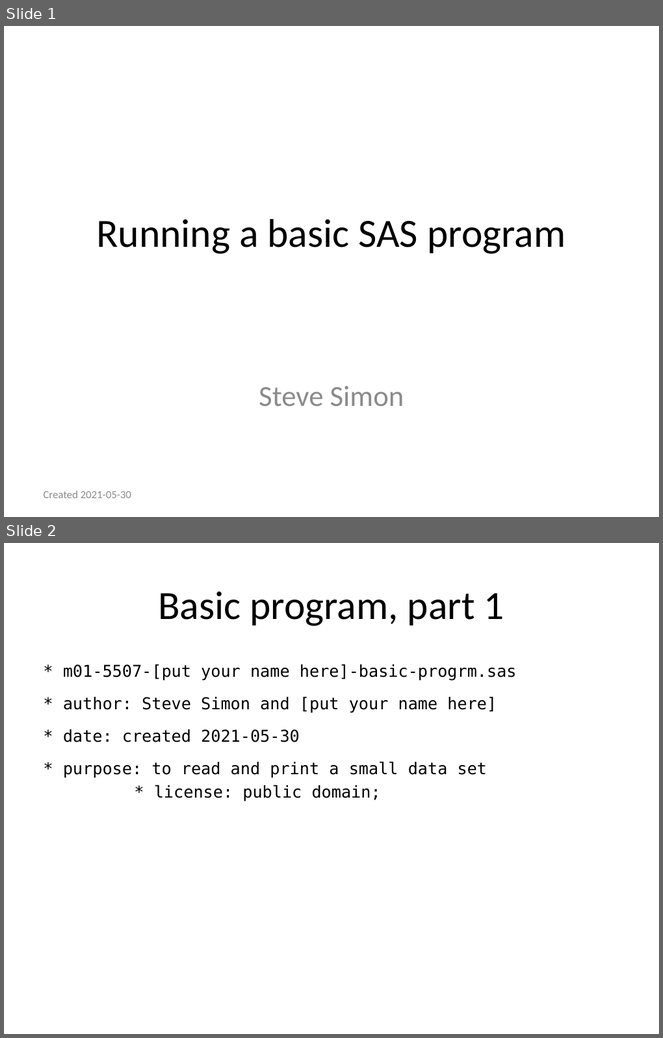
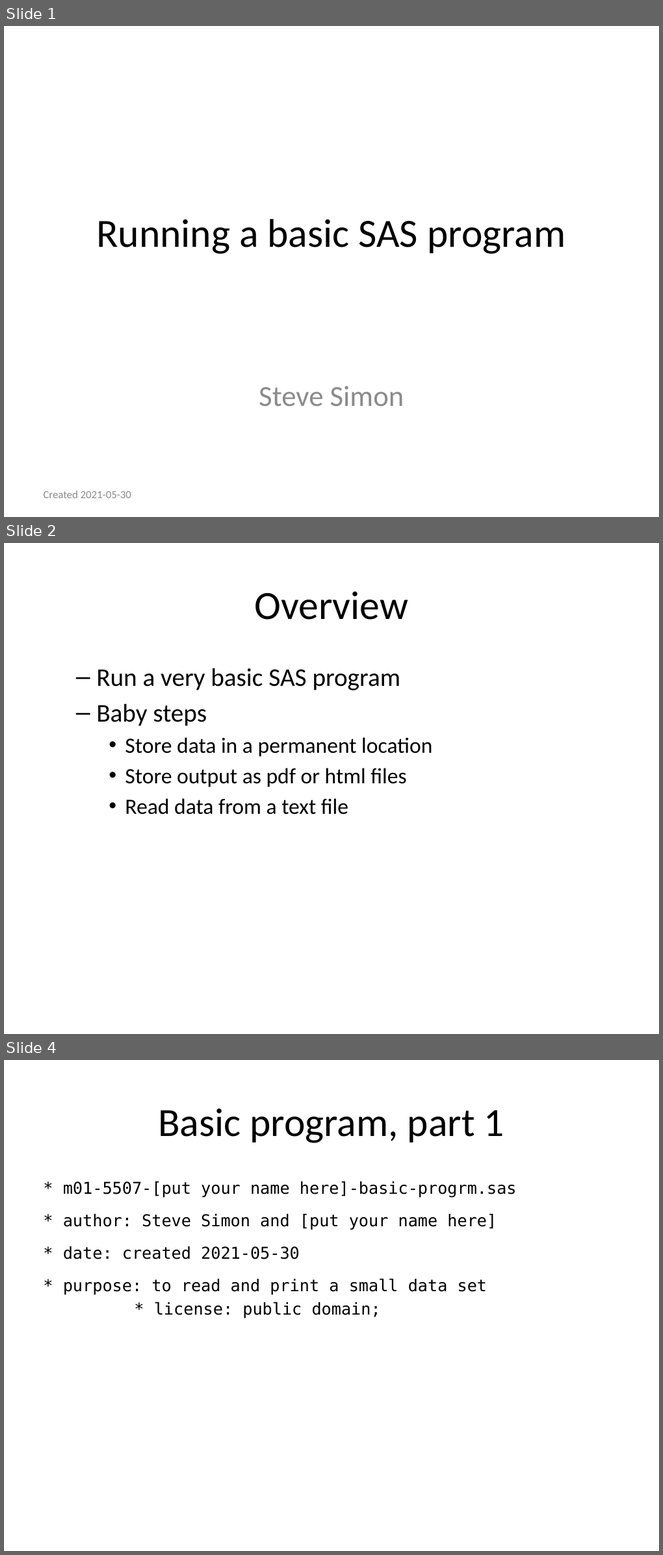
Before and after one commit to pmean/introduction-to-SAS, a slide deck: results/m01-basic-program.pptx. Shown one above the other, each under a label of ours: slides 1 and 2 before the commit, slides 1, 2 and 4 after it; the slides between them are not shown. The pictures are 663x1038 and 663x1555 pixels, drawn with LibreOffice and Linux fonts; fonts in the diff are those of the drawing. Boxes give left, top, right and bottom in pixels: in the first picture for what was removed or moved away, otherwise in the second. Text is boxed around its words. In the diff, an @@ line names an element or a change of style, - is before the commit and + after.

```diff
--- a/results/m01-basic-program.pptx
+++ b/results/m01-basic-program.pptx
@@ slide 2 added at <box>4,543,659,1034</box>, background #FFFFFF @@
@@ title added at <box>254,591,408,620</box>, 44 pt, text #000000 @@
+Overview
@@ text added at <box>96,668,432,815</box>, 24 pt, text #000000 @@
+  – Run a very basic SAS program
+  – Baby steps
+    • Store data in a permanent location
+    • Store output as pdf or html files
+    • Read data from a text file
@@ what was slide 2 is now slide 4 @@
```
Also in this commit, not shown: 3 slides changed, 11 other slides added, 6 other files.
